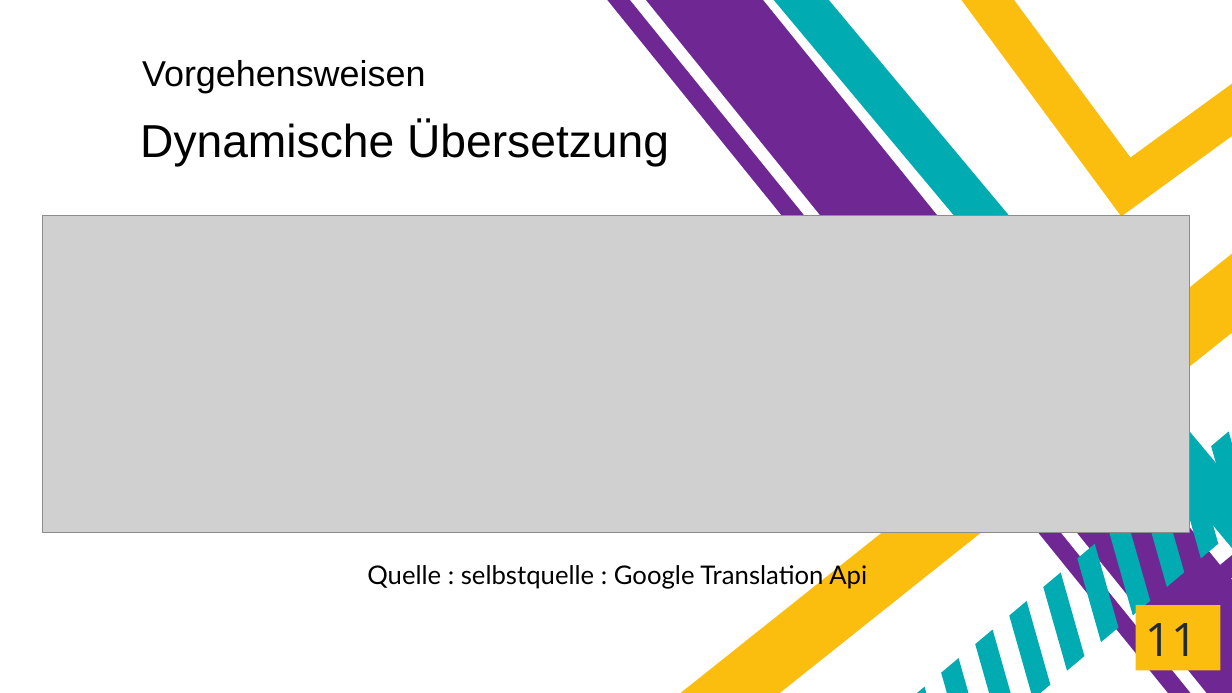
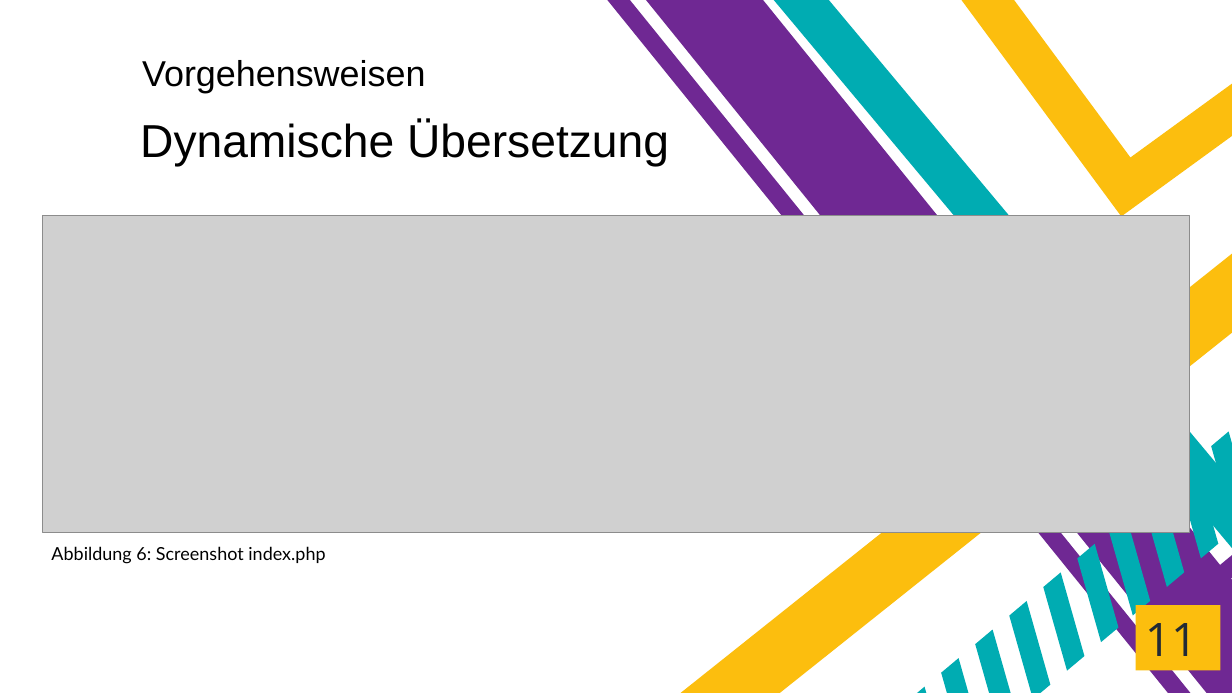
Before and after one commit to Eyssamsh/gui, a slide deck: slide 13 of guiProjekt/downloads/Final Präsentation Mehrsprachigkeit.pptx. Drawn at 1232x693 pixels with LibreOffice and Linux fonts; fonts in the diff are those of the drawing; grey boxes stand for pictures. Boxes give left, top, right and bottom in pixels: in the first picture for what was removed or moved away, otherwise in the second. Text is boxed around its words. In the diff, an @@ line names an element or a change of style, - is before the commit and + after.

Commit message:
Added Quellenverzeichnis

```diff
--- a/guiProjekt/downloads/Final Präsentation Mehrsprachigkeit.pptx
+++ b/guiProjekt/downloads/Final Präsentation Mehrsprachigkeit.pptx
@@ text added at (51,546,325,564), 14 pt, text #000000 @@
+Abbildung 6: Screenshot index.php
@@ text removed at (367,562,867,589) @@
-Quelle : selbstquelle : Google Translation Api
```
Also in this commit, not shown: 4 other slides changed, 1 slide added.
